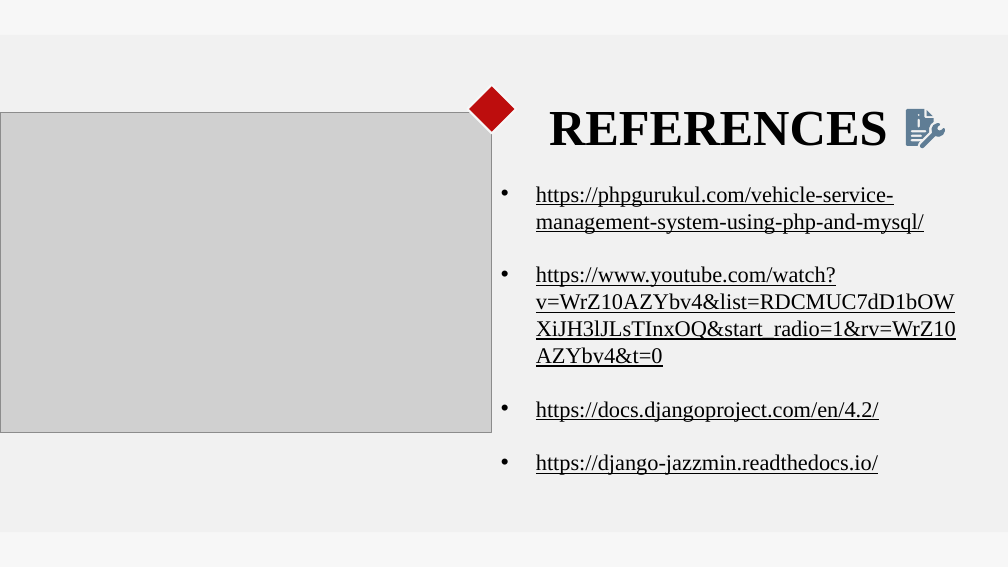
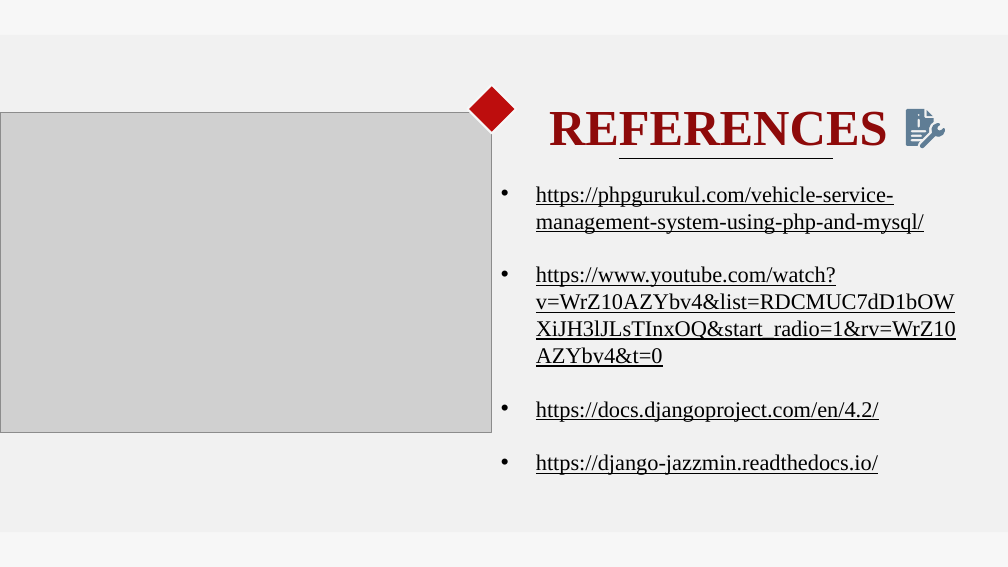
Before and after one commit to akshayanish2610/MINI-PROJECT, a slide deck: slide 16 of Presentation/car care.pptx (slide 9 before the commit). Drawn at 1008x567 pixels with LibreOffice and Linux fonts; fonts in the diff are those of the drawing; grey boxes stand for pictures. Boxes give left, top, right and bottom in pixels: in the first picture for what was removed or moved away, otherwise in the second. Text is boxed around its words. In the diff, an @@ line names an element or a change of style, - is before the commit and + after.

```diff
--- a/Presentation/car care.pptx
+++ b/Presentation/car care.pptx
@@ title "REFERENCES" at <box>549,111,888,146</box>: text colour #000000 to #8E0A0A @@
@@ line added from (619, 158) to (834, 158), #000000 0.75 pt @@
```
Also in this commit, not shown: 10 other slides changed, 5 slides added, 4 slides removed.
